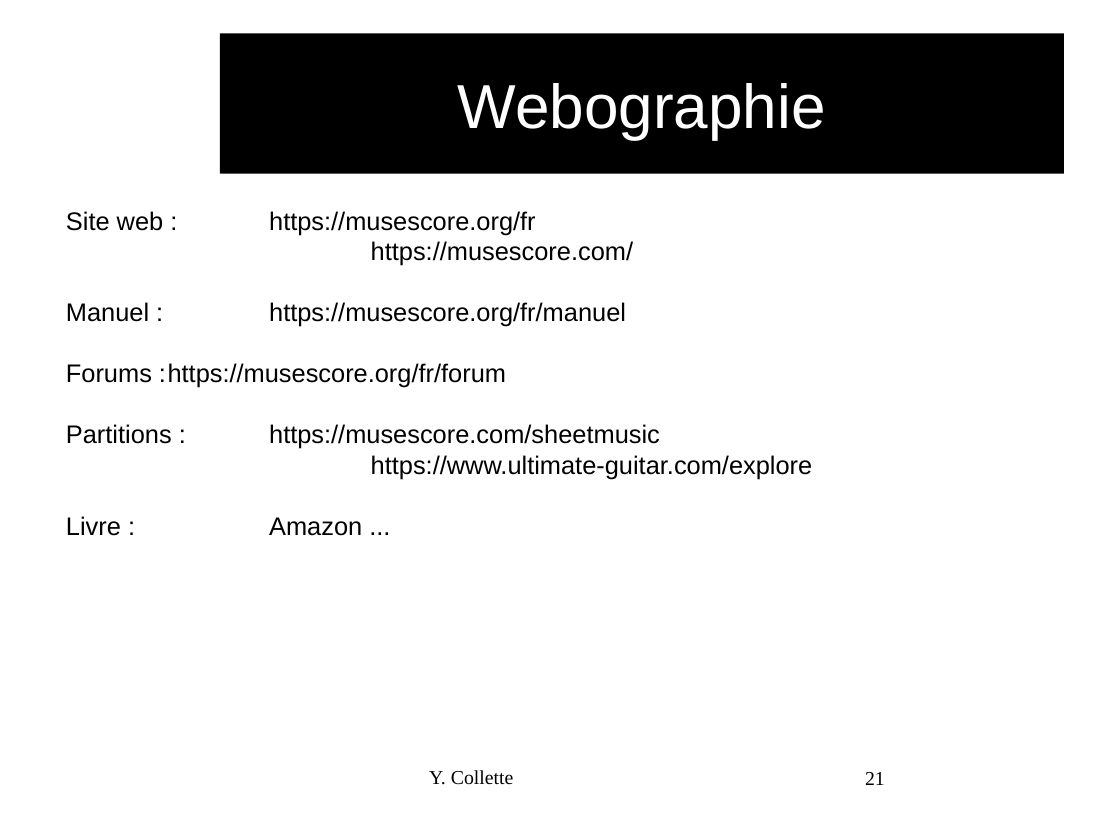
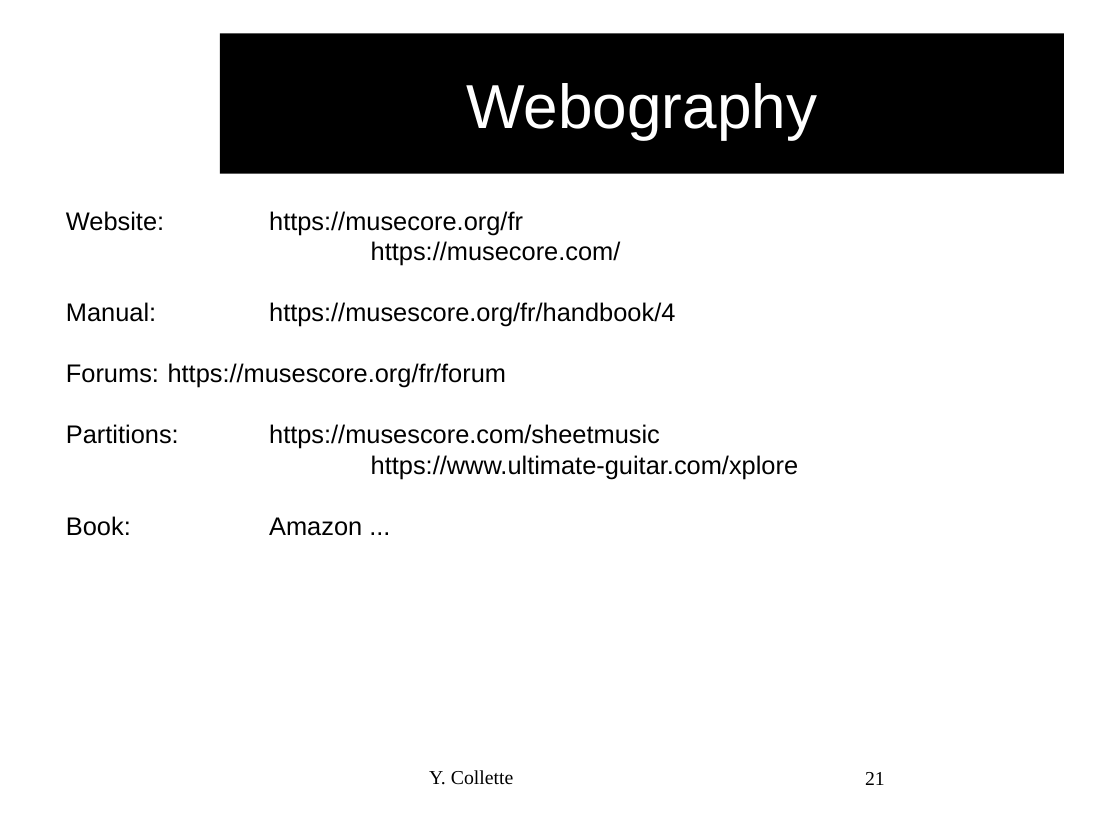
Before and after one commit to audinux/audinux.github.io, a slide deck: slide 21 of workshop/audio/MuseScore.odp. Drawn at 1120x840 pixels with LibreOffice and Linux fonts; fonts in the diff are those of the drawing; background and template pictures are left out. Boxes give left, top, right and bottom in pixels: in the first picture for what was removed or moved away, otherwise in the second. Text is boxed around its words. In the diff, an @@ line names an element or a change of style, - is before the commit and + after.

```diff
--- a/workshop/audio/MuseScore.odp
+++ b/workshop/audio/MuseScore.odp
@@ title at bbox=[466, 83, 817, 139]: text changed @@
-Webographie
+Webography
@@ text at bbox=[66, 211, 798, 536]: text changed @@
-Site web : https://musescore.org/fr
-https://musescore.com/
-Manuel : https://musescore.org/fr/manuel
-Forums : https://musescore.org/fr/forum
-Partitions : https://musescore.com/sheetmusic
-https://www.ultimate-guitar.com/explore
-Livre : Amazon ...
+Website: https://musecore.org/fr
+https://musecore.com/
+Manual: https://musescore.org/fr/handbook/4
+Forums: https://musescore.org/fr/forum
+Partitions: https://musescore.com/sheetmusic
+https://www.ultimate-guitar.com/xplore
+Book: Amazon ...
```
Also in this commit, not shown: 16 other slides changed, 4 slides added, 4 slides removed, 6 other files.
